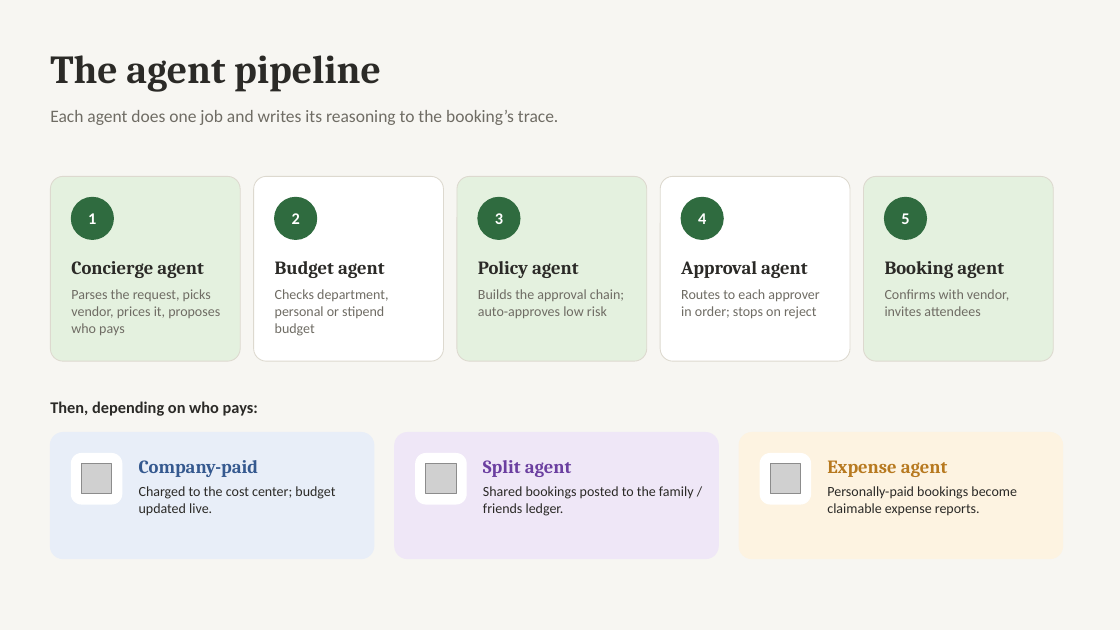
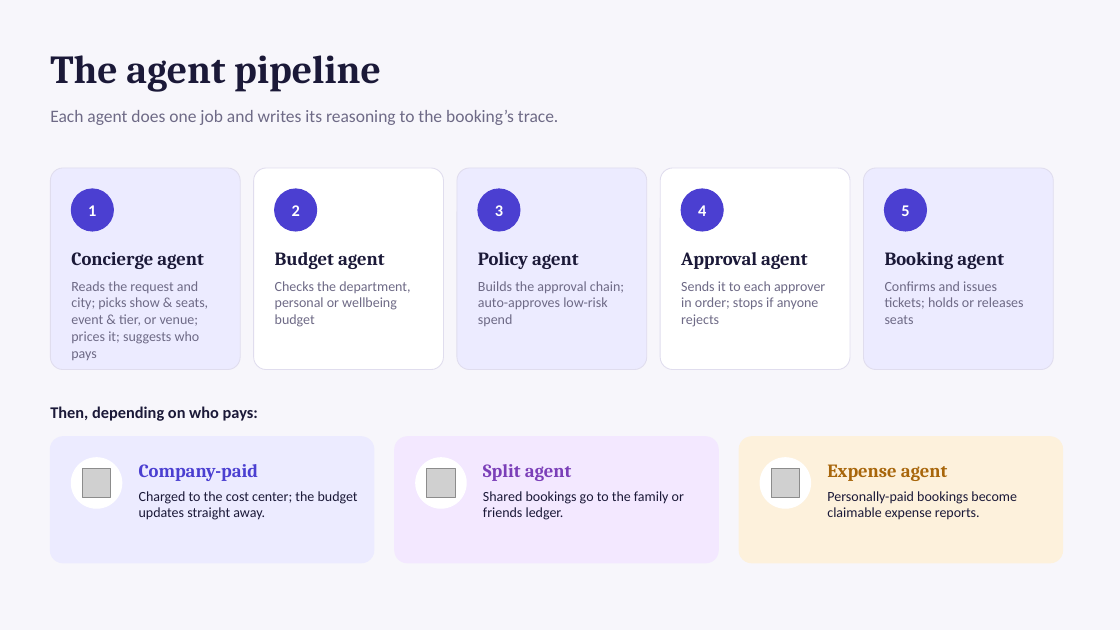
Before and after one commit to madhukambampati/API, a slide deck: slide 6 of entertainment-os/docs/Entertainment-OS-Overview.pptx (slide 4 before the commit). Drawn at 1120x630 pixels with LibreOffice and Linux fonts; fonts in the diff are those of the drawing; grey boxes stand for pictures. Boxes give left, top, right and bottom in pixels: in the first picture for what was removed or moved away, otherwise in the second. Text is boxed around its words. In the diff, an @@ line names an element or a change of style, - is before the commit and + after.

```diff
--- a/entertainment-os/docs/Entertainment-OS-Overview.pptx
+++ b/entertainment-os/docs/Entertainment-OS-Overview.pptx
@@ background #F7F6F2 to #F7F6FB @@
@@ text "Each agent does one job ..." at <box>50,110,558,125</box>: text colour #6F6C64 to #6E6A86 @@
@@ rounded rectangle: place and size @@
-rounded rectangle at <box>50,176,240,361</box>
+rounded rectangle at <box>50,168,240,370</box>
@@ rounded rectangle: place and size @@
-rounded rectangle at <box>254,176,444,361</box>
+rounded rectangle at <box>254,168,444,370</box>
@@ rounded rectangle at <box>254,168,444,370</box>: outline #DDD9CF 0.75 pt to #E0DDEE 0.75 pt; proportions changed @@
@@ rounded rectangle: place and size @@
-rounded rectangle at <box>457,176,647,361</box>
+rounded rectangle at <box>457,168,647,370</box>
@@ rounded rectangle at <box>660,168,850,370</box>: outline #DDD9CF 0.75 pt to #E0DDEE 0.75 pt; proportions changed @@
@@ rounded rectangle: place and size @@
-rounded rectangle at <box>660,176,850,361</box>
+rounded rectangle at <box>660,168,850,370</box>
@@ fill #E4F1DF to #ECEBFF; outline #DDD9CF 0.75 pt to #E0DDEE 0.75 pt; proportions changed in 3 elements at <box>50,168,240,370</box>, <box>457,168,647,370</box>, <box>864,168,1054,370</box> @@
@@ rounded rectangle: place and size @@
-rounded rectangle at <box>864,176,1054,361</box>
+rounded rectangle at <box>864,168,1054,370</box>
@@ 10 texts, 5 ellipses: place and size @@
-10 texts, 5 ellipses at <box>71,197,1004,278</box>
+10 texts, 5 ellipses at <box>71,189,1004,269</box>
@@ fill #2F6B3F to #4B3FD1; outline #2F6B3F 1 pt to #4B3FD1 1 pt in 5 elements at <box>71,189,113,231</box>, <box>275,189,317,231</box>, <box>478,189,520,231</box>, <box>681,189,723,231</box>, <box>885,189,927,231</box> @@
@@ text colour #2B2A27 to #1B1938 in 8 elements at <box>50,55,381,92</box>, <box>50,406,258,421</box>, <box>827,491,1017,520</box>, <box>71,252,204,269</box>, <box>275,252,385,269</box>, <box>478,252,579,269</box>, <box>681,252,808,269</box>, <box>885,252,1004,269</box> @@
@@ text at <box>71,281,209,360</box>: text changed; text colour #6F6C64 to #6E6A86 @@
-Parses the request, picks vendor, prices it, proposes who pays
+Reads the request and city; picks show & seats, event & tier, or venue; prices it; suggests who pays
@@ text at <box>275,281,410,327</box>: text changed; text colour #6F6C64 to #6E6A86 @@
-Checks department, personal or stipend budget
+Checks the department, personal or wellbeing budget
@@ text at <box>478,281,624,326</box>: text changed; text colour #6F6C64 to #6E6A86 @@
-Builds the approval chain; auto-approves low risk
+Builds the approval chain; auto-approves low-risk spend
@@ text at <box>681,281,825,327</box>: text changed; text colour #6F6C64 to #6E6A86 @@
-Routes to each approver in order; stops on reject
+Sends it to each approver in order; stops if anyone rejects
@@ text removed at <box>885,289,1009,316</box> @@
-Confirms with vendor, invites attendees
@@ text added at <box>885,281,1023,324</box>, 12 pt, text #6E6A86 @@
+Confirms and issues tickets; holds or releases seats
@@ rounded rectangle at <box>50,437,374,563</box>: fill #E8EEF8 to #ECEBFF; outline #E8EEF8 1 pt to #ECEBFF 1 pt @@
@@ rounded rectangle at <box>395,437,718,563</box>: fill #EFE7F7 to #F3E8FF; outline #EFE7F7 1 pt to #F3E8FF 1 pt @@
@@ rounded rectangle at <box>739,437,1063,563</box>: fill #FDF3E1 to #FDF1DC; outline #FDF3E1 1 pt to #FDF1DC 1 pt @@
@@ text "Company-paid" at <box>139,464,258,481</box>: text colour #35598F to #4B3FD1 @@
@@ text "Split agent" at <box>483,464,572,481</box>: text colour #6B3FA0 to #7B3FB8 @@
@@ 3 pictures, 3 rounded rectangles, 3 ellipses: place and size @@
-3 pictures, 3 rounded rectangles, 3 ellipses at <box>50,433,1063,559</box>
+3 pictures, 3 rounded rectangles, 3 ellipses at <box>50,437,1063,563</box>
@@ rounded rectangle to ellipse in 3 elements at <box>71,458,122,508</box>, <box>416,458,466,508</box>, <box>760,458,811,508</box> @@
@@ text "Expense agent" at <box>827,464,948,481</box>: text colour #B7791F to #A8660B @@
@@ text at <box>139,491,358,520</box>: text changed; text colour #2B2A27 to #1B1938 @@
-Charged to the cost center; budget updated live.
+Charged to the cost center; the budget updates straight away.
@@ text at <box>483,491,684,520</box>: text changed; text colour #2B2A27 to #1B1938 @@
-Shared bookings posted to the family / friends ledger.
+Shared bookings go to the family or friends ledger.
```
Also in this commit, not shown: 8 other slides changed, 4 slides added, 2 slides removed, 24 other files.
